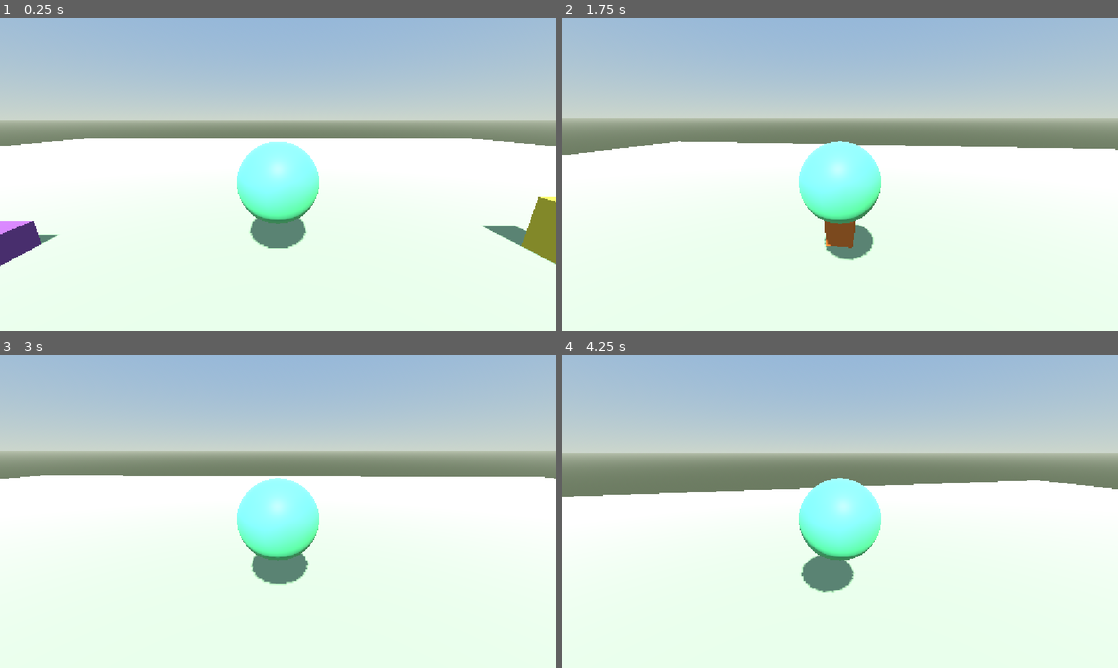
Above: before the commit, frames 1-4 (two rows, left to right).
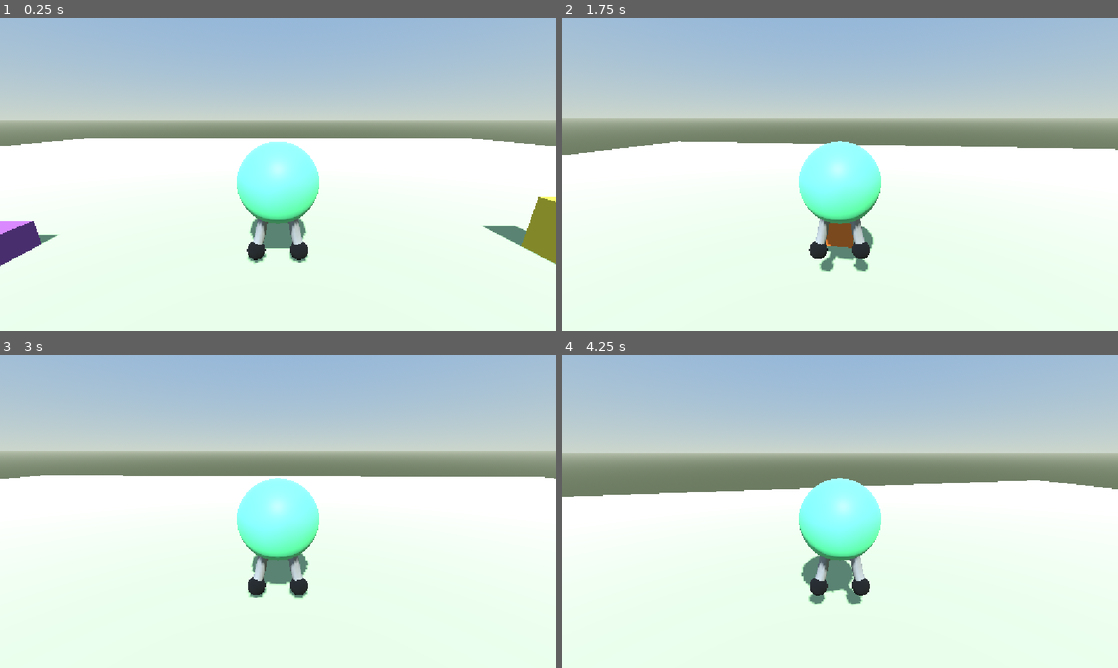
Above: after the commit, the same moments.

Repository: ar-bh/slingshot-boy
Game: Godot game, scene res://player/game.tscn
Two runs of this game, one before a commit and one after it. Both use one fixed random seed, a clock stepped at 60 frames per second and the inputs below.
Inputs (mouse positions are in pixels of both pictures, inside the frame that each line leads up to):
- Up to frame 1 (0.25 s): no input
- Up to frame 2 (1.75 s): tap Enter at 0.5 s; move the mouse to (867, 174) at 0.52 s; hold W (move_forward) from 0.53 s (still down); tap Alt at 0.6 s; tap Space (jump) at 0.77, 1.52 s; move the mouse to (812, 174) at 1.27 s; tap Shift at 1.35 s
- Up to frame 3 (3 s): keep holding W (move_forward); move the mouse to (289, 505) at 2.02 s; tap Alt at 2.1 s; move the mouse to (272, 517) at 2.77 s; tap Shift at 2.85 s
- Up to frame 4 (4.25 s): keep holding W (move_forward); tap Space (jump) at 3.02, 3.77 s; move the mouse to (878, 514) at 3.52 s; tap Alt at 3.6 s

The runs differ from the first frame. In frame 1, 0.7% of the frame differs, in the area x 44-56%, y 64-79%; in frame 2, 0.8%, in the area x 44-56%, y 64-82%; in frame 3, 0.6%; in frame 4, 0.8%.

Commit message:
godot leg rig

Diff:
--- /dev/null
+++ b/player/legs.gd
@@ -0,0 +1,53 @@
+@tool
+extends Node3D
+
+@export var thickness := -0.14
+@export var shoe_lift := 0.2
+
+var _thickness_applied := 999.0
+
+@onready var skeleton: Skeleton3D = $".."
+@onready var left_path: Path3D = $LeftPath
+@onready var right_path: Path3D = $RightPath
+@onready var left_tube: CSGPolygon3D = $LeftTube
+@onready var right_tube: CSGPolygon3D = $RightTube
+
+func _process(_delta: float) -> void:
+	_apply_thickness()
+	_set_curve(left_path, "LeftHip", "LeftKnee", "LeftFoot")
+	_set_curve(right_path, "RightHip", "RightKnee", "RightFoot")
+
+func _apply_thickness() -> void:
+	if is_equal_approx(_thickness_applied, thickness):
+		return
+	_thickness_applied = thickness
+	var ring := PackedVector2Array()
+	for i in 10:
+		var angle := TAU * float(i) / 10.0
+		ring.append(Vector2(cos(angle), sin(angle)) * thickness)
+	left_tube.polygon = ring
+	right_tube.polygon = ring
+
+func _set_curve(path: Path3D, hip_name: String, knee_name: String, foot_name: String) -> void:
+	var hip := _bone_pos(hip_name) + Vector3(0, 0.4, 0)
+	var knee := _bone_pos(knee_name)
+	var foot := _bone_pos(foot_name) + Vector3(0, 0.15, 0)
+	var control := 2.0 * knee - 0.5 * (hip + foot)
+	var curve := path.curve
+	var steps := 12
+	if curve == null:
+		return
+	if curve.point_count != steps:
+		curve.clear_points()
+		for _i in steps:
+			curve.add_point(Vector3.ZERO)
+	for i in steps:
+		var t := float(i) / float(steps - 1)
+		var u := 1.0 - t
+		var point := u * u * hip + 2.0 * u * t * control + t * t * foot
+		curve.set_point_position(i, point)
+		curve.set_point_in(i, Vector3.ZERO)
+		curve.set_point_out(i, Vector3.ZERO)
+
+func _bone_pos(bone_name: String) -> Vector3:
+	return skeleton.get_bone_global_pose(skeleton.find_bone(bone_name)).origin
--- a/player/slingshot_boy.tscn
+++ b/player/slingshot_boy.tscn
@@ -2,6 +2,29 @@
 
 [ext_resource type="Script" uid="uid://buiiuooscgcfw" path="res://player/slingshot_boy.gd" id="1_bsi02"]
 [ext_resource type="PackedScene" uid="uid://b3xmn3tugl0bl" path="res://assets/slingshotboy.glb" id="2_ekwqv"]
+[ext_resource type="Script" uid="uid://coi3kog6vkhk1" path="res://player/legs.gd" id="3_ekwqv"]
+
+[sub_resource type="StandardMaterial3D" id="StandardMaterial3D_bsi02"]
+albedo_color = Color(0, 0, 0, 1)
+
+[sub_resource type="SphereMesh" id="SphereMesh_mn11d"]
+material = SubResource("StandardMaterial3D_bsi02")
+radius = 0.25
+height = 0.5
+
+[sub_resource type="Curve3D" id="Curve3D_mn11d"]
+_data = {
+"points": PackedVector3Array(0, 0, 0, 0, 0, 0, -0.318997, -0.387567, 0, 0, 0, 0, 0, 0, 0, -0.34343657, -0.62170213, 0.040135138, 0, 0, 0, 0, 0, 0, -0.36915556, -0.8392706, 0.07258638, 0, 0, 0, 0, 0, 0, -0.39615387, -1.0402727, 0.09735372, 0, 0, 0, 0, 0, 0, -0.4244316, -1.2247081, 0.114437155, 0, 0, 0, 0, 0, 0, -0.45398867, -1.3925769, 0.12383669, 0, 0, 0, 0, 0, 0, -0.48482513, -1.5438794, 0.12555233, 0, 0, 0, 0, 0, 0, -0.51694095, -1.6786151, 0.11958407, 0, 0, 0, 0, 0, 0, -0.5503361, -1.7967844, 0.10593189, 0, 0, 0, 0, 0, 0, -0.58501077, -1.8983872, 0.08459583, 0, 0, 0, 0, 0, 0, -0.62096465, -1.9834234, 0.05557586, 0, 0, 0, 0, 0, 0, -0.658198, -2.051893, 0.018871993),
+"tilts": PackedFloat32Array(0, 0, 0, 0, 0, 0, 0, 0, 0, 0, 0, 0)
+}
+point_count = 12
+
+[sub_resource type="Curve3D" id="Curve3D_ekwqv"]
+_data = {
+"points": PackedVector3Array(0, 0, 0, 0, 0, 0, 0.318997, -0.387567, 0, 0, 0, 0, 0, 0, 0, 0.34343657, -0.62170213, 0.040135138, 0, 0, 0, 0, 0, 0, 0.36915556, -0.8392706, 0.07258638, 0, 0, 0, 0, 0, 0, 0.39615387, -1.0402727, 0.09735372, 0, 0, 0, 0, 0, 0, 0.4244316, -1.2247081, 0.114437155, 0, 0, 0, 0, 0, 0, 0.45398867, -1.3925769, 0.12383669, 0, 0, 0, 0, 0, 0, 0.48482513, -1.5438794, 0.12555233, 0, 0, 0, 0, 0, 0, 0.51694095, -1.6786151, 0.11958407, 0, 0, 0, 0, 0, 0, 0.5503361, -1.7967844, 0.10593189, 0, 0, 0, 0, 0, 0, 0.58501077, -1.8983872, 0.08459583, 0, 0, 0, 0, 0, 0, 0.62096465, -1.9834234, 0.05557586, 0, 0, 0, 0, 0, 0, 0.658198, -2.051893, 0.018871993),
+"tilts": PackedFloat32Array(0, 0, 0, 0, 0, 0, 0, 0, 0, 0, 0, 0)
+}
+point_count = 12
 
 [sub_resource type="CapsuleShape3D" id="CapsuleShape3D_mn11d"]
 radius = 1.1430664
@@ -15,6 +38,108 @@
 
 [node name="SlingshotMesh" parent="." unique_id=528869564 instance=ExtResource("2_ekwqv")]
 transform = Transform3D(1, 0, 0, 0, 1, 0, 0, 0, 1, 0, 2.2018938, 0)
+
+[node name="Skeleton" type="Skeleton3D" parent="SlingshotMesh" unique_id=1521935051]
+show_rest_only = true
+bones/0/name = "LeftHip"
+bones/0/parent = -1
+bones/0/rest = Transform3D(1, 0, 0, 0, 1, 0, 0, 0, 1, -0.318997, -0.787567, 0)
+bones/0/enabled = true
+bones/0/position = Vector3(0, 0, 0)
+bones/0/rotation = Quaternion(0, 0, 0, 1)
+bones/0/scale = Vector3(1, 1, 1)
+bones/1/name = "LeftKnee"
+bones/1/parent = 0
+bones/1/rest = Transform3D(1, 0, 0, 0, 1, 0, 0, 0, 1, -0.15025, -0.682732, 0.125655)
+bones/1/enabled = true
+bones/1/position = Vector3(0, 0, 0)
+bones/1/rotation = Quaternion(0, 0, 0, 1)
+bones/1/scale = Vector3(1, 1, 1)
+bones/2/name = "LeftFoot"
+bones/2/parent = 1
+bones/2/rest = Transform3D(1, 0, 0, 0, 1, 0, 0, 0, 1, -0.188951, -0.731594, -0.106783)
+bones/2/enabled = true
+bones/2/position = Vector3(0, 0, 0)
+bones/2/rotation = Quaternion(0, 0, 0, 1)
+bones/2/scale = Vector3(1, 1, 1)
+bones/3/name = "RightHip"
+bones/3/parent = -1
+bones/3/rest = Transform3D(1, 0, 0, 0, 1, 0, 0, 0, 1, 0.318997, -0.787567, 0)
+bones/3/enabled = true
+bones/3/position = Vector3(0, 0, 0)
+bones/3/rotation = Quaternion(0, 0, 0, 1)
+bones/3/scale = Vector3(1, 1, 1)
+bones/4/name = "RightKnee"
+bones/4/parent = 3
+bones/4/rest = Transform3D(1, 0, 0, 0, 1, 0, 0, 0, 1, 0.15025, -0.682732, 0.125655)
+bones/4/enabled = true
+bones/4/position = Vector3(0, 0, 0)
+bones/4/rotation = Quaternion(0, 0, 0, 1)
+bones/4/scale = Vector3(1, 1, 1)
+bones/5/name = "RightFoot"
+bones/5/parent = 4
+bones/5/rest = Transform3D(1, 0, 0, 0, 1, 0, 0, 0, 1, 0.188951, -0.731594, -0.106783)
+bones/5/enabled = true
+bones/5/position = Vector3(0, 0, 0)
+bones/5/rotation = Quaternion(0, 0, 0, 1)
+bones/5/scale = Vector3(1, 1, 1)
+
+[node name="LeftShoe" type="BoneAttachment3D" parent="SlingshotMesh/Skeleton" unique_id=414329660]
+transform = Transform3D(1, 0, 0, 0, 1, 0, 0, 0, 1, -0.658198, -2.201893, 0.018871993)
+bone_name = "LeftFoot"
+bone_idx = 2
+
+[node name="MeshInstance3D" type="MeshInstance3D" parent="SlingshotMesh/Skeleton/LeftShoe" unique_id=672473948]
+transform = Transform3D(1, 0, 0, 0, 1, 0, 0, 0, 1, 0.07975447, 0.22957239, 0.04510027)
+mesh = SubResource("SphereMesh_mn11d")
+
+[node name="RightShoe" type="BoneAttachment3D" parent="SlingshotMesh/Skeleton" unique_id=1230204842]
+transform = Transform3D(1, 0, 0, 0, 1, 0, 0, 0, 1, 0.658198, -2.201893, 0.018871993)
+bone_name = "RightFoot"
+bone_idx = 5
+
+[node name="MeshInstance3D" type="MeshInstance3D" parent="SlingshotMesh/Skeleton/RightShoe" unique_id=1662645825]
+transform = Transform3D(1, 0, 0, 0, 1, 0, 0, 0, 1, -0.0655607, 0.22957239, 0.04510027)
+mesh = SubResource("SphereMesh_mn11d")
+
+[node name="Legs" type="Node3D" parent="SlingshotMesh/Skeleton" unique_id=242506008]
+script = ExtResource("3_ekwqv")
+
+[node name="LeftPath" type="Path3D" parent="SlingshotMesh/Skeleton/Legs" unique_id=1819692393]
+curve = SubResource("Curve3D_mn11d")
+
+[node name="LeftTube" type="CSGPolygon3D" parent="SlingshotMesh/Skeleton/Legs" unique_id=206732160]
+polygon = PackedVector2Array(-0.14, 0, -0.11326238, -0.082289934, -0.04326238, -0.13314791, 0.04326238, -0.13314791, 0.11326238, -0.082289934, 0.14, -1.7145055e-17, 0.11326238, 0.082289934, 0.04326238, 0.13314791, -0.04326238, 0.13314791, -0.11326238, 0.082289934)
+mode = 2
+path_node = NodePath("../LeftPath")
+path_interval_type = 0
+path_interval = 0.04
+path_simplify_angle = 0.0
+path_rotation = 2
+path_rotation_accurate = true
+path_local = true
+path_continuous_u = true
+path_u_distance = 1.0
+path_joined = false
+smooth_faces = true
+
+[node name="RightPath" type="Path3D" parent="SlingshotMesh/Skeleton/Legs" unique_id=1191380071]
+curve = SubResource("Curve3D_ekwqv")
+
+[node name="RightTube" type="CSGPolygon3D" parent="SlingshotMesh/Skeleton/Legs" unique_id=62345679]
+polygon = PackedVector2Array(-0.14, 0, -0.11326238, -0.082289934, -0.04326238, -0.13314791, 0.04326238, -0.13314791, 0.11326238, -0.082289934, 0.14, -1.7145055e-17, 0.11326238, 0.082289934, 0.04326238, 0.13314791, -0.04326238, 0.13314791, -0.11326238, 0.082289934)
+mode = 2
+path_node = NodePath("../RightPath")
+path_interval_type = 0
+path_interval = 0.04
+path_simplify_angle = 0.0
+path_rotation = 2
+path_rotation_accurate = true
+path_local = true
+path_continuous_u = true
+path_u_distance = 1.0
+path_joined = false
+smooth_faces = true
 
 [node name="Hitbox" type="CollisionShape3D" parent="." unique_id=951370208]
 transform = Transform3D(1, 0, 0, 0, 1, 0, 0, 0, 1, 0, 1.617982, 0)
Not shown, added: player/legs.gd.uid
